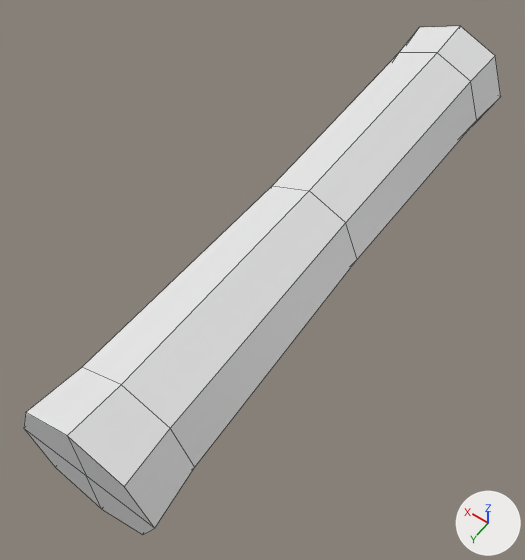
Two versions of the Blender file Axolotl_Runer/Assets/Art/3D Model/Tronco.blend, one commit apart.
Rendered twice from a camera (50 mm lens) standing at (-4.09, 6.96, 9.02) and looking at (0.24, 0.91, -0.49). Lighting does not change. The marker at lower right points along +X, +Y and +Z. The picture after the commit comes second. Mesh edges are drawn as thin lines.

The older version as bpy lines, for what is in view:
```python
me_cylinder = bpy.data.meshes.new('Cylinder')
me_cylinder.from_pydata(...)  # 42 vertices, 40 faces; spans x -1.17..1.17, y -5.18..5.18, z -1.17..1.17
ob_cylinder = bpy.data.objects.new('Cylinder', me_cylinder)
ob_cylinder.location = (0.0, 0.0, 0.0)
```
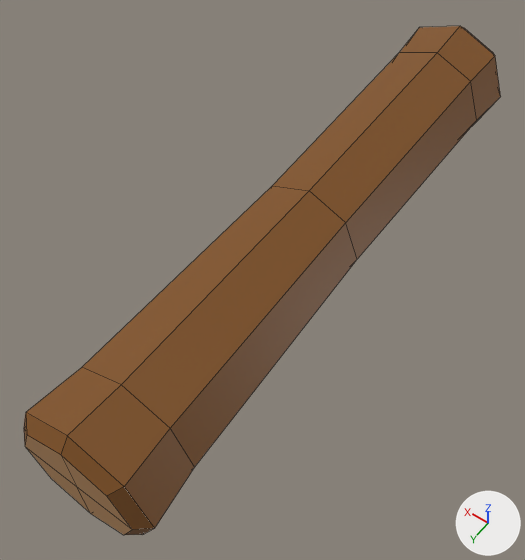
Diff of the bpy script that builds the scene:
```diff
--- a/Axolotl_Runer/Assets/Art/3D Model/Tronco.blend.py
+++ b/Axolotl_Runer/Assets/Art/3D Model/Tronco.blend.py
@@ mat_material_001 @@
+mat_material_001 = principled_material('Material.001')
+mat_material_001.base_color = (0.22, 0.0823, 0.0116)  # brown #81511c
@@ mat_material_002 @@
+mat_material_002 = principled_material('Material.002')
+mat_material_002.base_color = (0.552, 0.292, 0.119)  # orange #c49361
@@ me_cylinder @@
 # used by ob_cylinder; location = (0.0, 0.0, 0.0)
-me_cylinder.from_pydata(...)  # 42 vertices, 40 faces; spans x -1.17..1.17, y -5.18..5.18, z -1.17..1.17
+me_cylinder.from_pydata(...)  # 58 vertices, 56 faces; spans x -1.17..1.17, y -5.42..5.35, z -1.17..1.17
+# me_cylinder part 1
+# 1 vertex is removed from x 0.0, y 5.18, z 0.0
+# 4 faces are deleted
+# 9 vertices are added at x -0.95..0.95, y 5.35, z -0.95..0.95
+# 8 new faces join them, mat_material_001 (brown #81511c)
+# 4 new faces join them, mat_material_002 (orange #c49361)
+# me_cylinder part 2
+# 1 vertex is removed from x 0.0, y -5.18, z 0.0
+# 4 faces are deleted
+# 9 vertices are added at x -0.96..0.96, y -5.42, z -0.96..0.96
+# 8 new faces join them, mat_material_001 (brown #81511c)
+# 4 new faces join them, mat_material_002 (orange #c49361)
+# me_cylinder part 3: 32 faces spanning x -1.17..1.17, y -5.18..5.18, z -1.17..1.17 switch from no material to mat_material_001 (brown #81511c)
+me_cylinder.materials.append(mat_material_002)  # orange #c49361
```

Pixel boxes (x1, y1, x2, y2) of what changed, in the pictures (525 x 560 px):
part 1 of me_cylinder, built on
    both: (24, 413, 154, 535)
part 2 of me_cylinder, built on
    after: (462, 27, 494, 54)
part 3 of me_cylinder, recoloured (white to brown)
    both: (26, 26, 501, 528)
